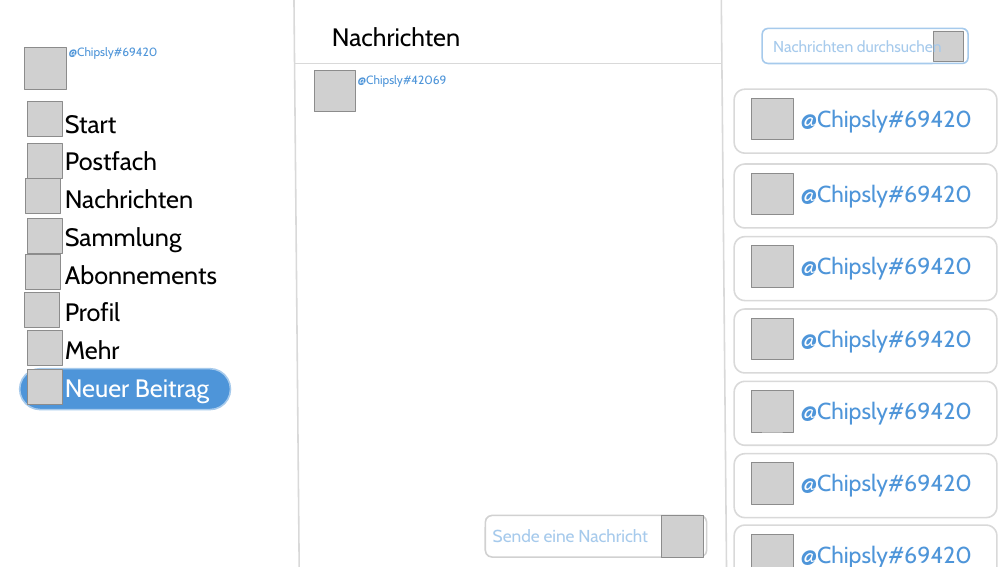
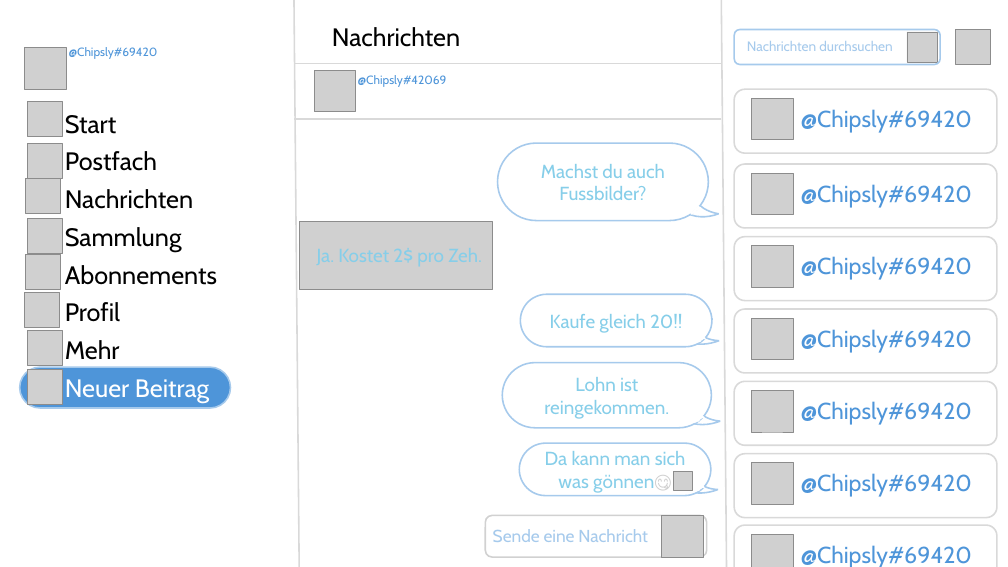
Before and after one commit to janikstucki/chipslyfans, a slide deck: slide 4 of Dokumentation/ChipslyFans_Mockup.pptx (slide 3 before the commit). Drawn at 1008x567 pixels with LibreOffice and Linux fonts; fonts in the diff are those of the drawing; grey boxes stand for pictures. Boxes give left, top, right and bottom in pixels: in the first picture for what was removed or moved away, otherwise in the second. Text is boxed around its words. In the diff, an @@ line names an element or a change of style, - is before the commit and + after.

```diff
--- a/Dokumentation/ChipslyFans_Mockup.pptx
+++ b/Dokumentation/ChipslyFans_Mockup.pptx
@@ rounded rectangle: place and size @@
-rounded rectangle at (762, 29, 969, 64)
+rounded rectangle at (734, 29, 941, 64)
@@ picture added at (956, 29, 991, 64) @@
@@ text "Nachrichten durchsuchen": place and size @@
-text "Nachrichten durchsuchen" at (773, 38, 942, 56)
+text "Nachrichten durchsuchen" at (747, 41, 892, 51)
@@ text "Nachrichten durchsuchen" at (747, 41, 892, 51): size 15 to 13 pt @@
@@ picture: place and size @@
-picture at (933, 31, 963, 61)
+picture at (907, 32, 938, 62)
@@ line added from (721, 119) to (294, 119), #D9D9D9 1.5 pt @@
@@ group added at (498, 143, 719, 227): 2 freeform shapes, 1 moon, 1 rounded rectangle @@
+Machst du auch Fussbilder?
@@ picture added at (299, 222, 492, 290) @@
@@ group added at (520, 294, 719, 352): 2 freeform shapes, 1 moon, 1 rounded rectangle @@
+Kaufe gleich 20!!
@@ group added at (502, 363, 720, 434): 2 freeform shapes, 1 moon, 1 rounded rectangle @@
+Lohn ist reingekommen.
@@ picture added at (674, 472, 693, 491) @@
@@ group added at (520, 443, 718, 501): 2 freeform shapes, 1 moon, 1 rounded rectangle @@
+Da kann man sich was gönnen😋
```
Also in this commit, not shown: 3 other slides changed, 4 slides added.
